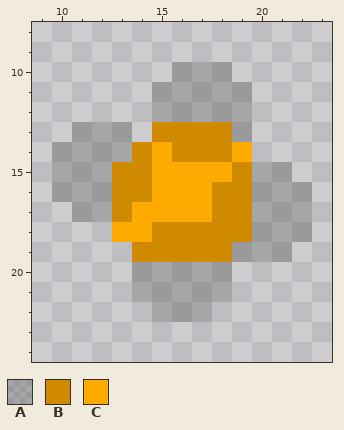
A pixel-art sprite gets an edit: assets/Explosion/Explosion0001.png. Above is the file before it was changed.
The file is 32x32 pixels. Shown: x 9..23, y 8..24.
Palette (. is transparent): A #00000030  B #cf8a00  C #ffaa00
Pixels before, first column x 10:
10 ......AAA....
11 .....AAAAA...
12 .....AAAAA...
13 .AAA.BBBBA...
14 AAAABCBBBC...
15 AAABBCCCCBAA.
16 AAABBCCCBBAAA
17 .AABCCCCBBAAA
18 ...CCBBBBBAAA
19 ....BBBBBAAA.
20 ....AAAAA....
21 ....AAAAA....
22 .....AAA.....
The result:
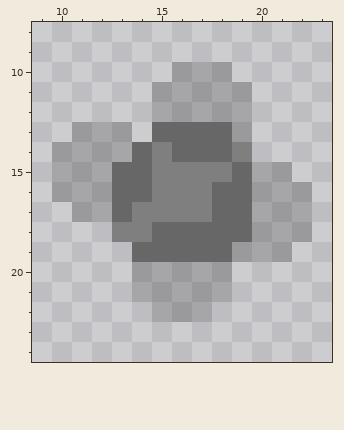
From old to new:
colour B: #cf8a00 -> #676767
colour C: #ffaa00 -> #7f7f7f
Pixel boxes of the changes (left, top, right, bottom) in both pictures:
changed: (112, 122, 252, 262)
